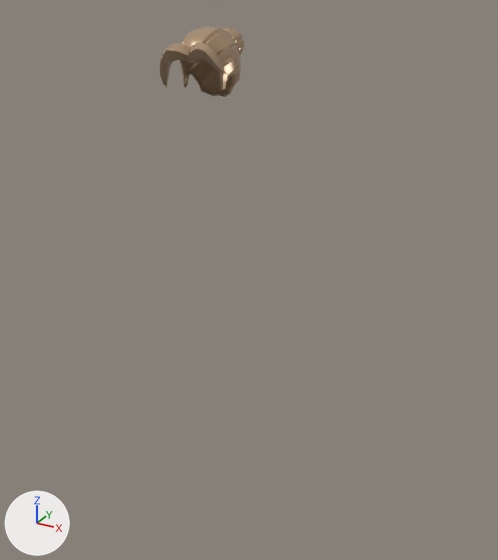
Before and after pictures for a commit that changed the glTF model public/avatar/models/hair/sm_female_hair_01.glb.
The view is the same before and after, from a camera (50 mm lens) standing at (1.248, -1.966, 2.03) and looking at (0.111, 0.103, 0.995). The axes (+X, +Y, +Z) are drawn at lower left. The lights are the same throughout. The first picture is the older version. Where no turn or scale is listed for an object, it has been applied to the vertices.

Before the edit, the objects in view are built like this:
```python
me_sm_female_hair_01 = bpy.data.meshes.new('SM_Female_Hair_01')
me_sm_female_hair_01.from_pydata(...)  # 523 vertices, 996 faces; spans x -0.119..0.107, y -0.117..0.202, z 1.657..1.886
me_sm_female_hair_01.materials.append(mat_m_hair)
ob_sm_female_base_arms = bpy.data.objects.new('SM_Female_Base_Arms', None)
ob_sm_female_base_arms.parent = ob_rootnode
ob_sm_female_base_arms.location = (0.0, 0.0, 0.0)
ob_sm_female_base_arms.scale = (100.0, 100.0, 100.0)
ob_sm_female_base_body = bpy.data.objects.new('SM_Female_Base_Body', None)
ob_sm_female_base_body.parent = ob_rootnode
ob_sm_female_base_body.location = (0.0, 0.0, 0.0)
ob_sm_female_base_body.scale = (100.0, 100.0, 100.0)
ob_sm_female_base_boots = bpy.data.objects.new('SM_Female_Base_Boots', None)
ob_sm_female_base_boots.parent = ob_rootnode
ob_sm_female_base_boots.location = (0.0, 0.0, 0.0)
ob_sm_female_base_boots.scale = (100.0, 100.0, 100.0)
ob_sm_female_base_legs = bpy.data.objects.new('SM_Female_Base_Legs', None)
ob_sm_female_base_legs.parent = ob_rootnode
ob_sm_female_base_legs.location = (0.0, 0.0, 0.0)
ob_sm_female_base_legs.scale = (100.0, 100.0, 100.0)
ob_sm_female_body_face_01 = bpy.data.objects.new('SM_Female_Body_Face_01', None)
ob_sm_female_body_face_01.parent = ob_rootnode
ob_sm_female_body_face_01.location = (0.0, 0.0, 0.0)
ob_sm_female_body_face_01.scale = (100.0, 100.0, 100.0)
ob_sm_female_hair_01 = bpy.data.objects.new('SM_Female_Hair_01', me_sm_female_hair_01)
ob_sm_female_hair_01.location = (0.0, 0.0, 0.0)
```
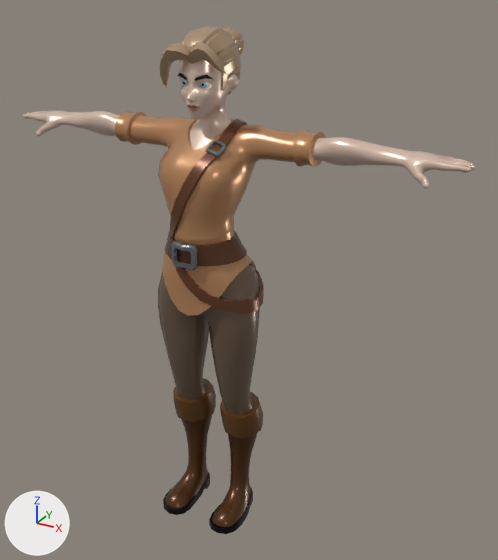
Pixel boxes (x1, y1, x2, y2) of what changed, in the pictures (498 x 560 px):
'SM_Female_Base_Body', now drawn (brown): after (114, 111, 326, 271)
'SM_Female_Base_Legs', now drawn (brown): after (158, 253, 264, 415)
'SM_Female_Base_Boots', now drawn (brown): after (163, 378, 263, 534)
'SM_Female_Base_Arms', now drawn: after (23, 111, 476, 188)
'SM_Female_Body_Face_01', now drawn (beige): after (177, 60, 239, 150)
    faces in mat_m_skin: (179, 60, 239, 150)

Patch to the scene script:
```diff
--- a/public/avatar/models/hair/sm_female_hair_01.glb.py
+++ b/public/avatar/models/hair/sm_female_hair_01.glb.py
@@ img_t_fantasycharacters_male_01_png @@
+img_t_fantasycharacters_male_01_png = load_image('T_FantasyCharacters_Male_01.png', '_unpacked/T_FantasyCharacters_Male_01.png', 512, 512, 'sRGB')
@@ mat_m_texture @@
+mat_m_texture = bpy.data.materials.new('M_texture')
+# uses the picture img_t_fantasycharacters_male_01_png
@@ mat_m_eye @@
+mat_m_eye = bpy.data.materials.new('M_eye')
+# nodes: BsdfPrincipled, Mix, OutputMaterial, VertexColor
+# colours: cyan #b4d5dd, mixed with the vertex colours
@@ mat_m_skin @@
+mat_m_skin = bpy.data.materials.new('M_skin')
+# nodes: BsdfPrincipled, Mix, OutputMaterial, VertexColor
+# colours: beige #e5c9b7, mixed with the vertex colours
@@ me_sm_female_body_face_01 @@
+me_sm_female_body_face_01.from_pydata(...)  # 1054 vertices, 2006 faces; spans x -0.00106..0.00106, y -0.00101..0.00134, z 0.01479..0.01857
+# faces by material slot: [1302, 352, 288, 64]
+me_sm_female_body_face_01.materials.append(mat_m_skin)
+me_sm_female_body_face_01.materials.append(mat_m_texture)
+me_sm_female_body_face_01.materials.append(mat_m_hair)
+me_sm_female_body_face_01.materials.append(mat_m_eye)
@@ me_sm_female_base_legs @@
+me_sm_female_base_legs.from_pydata(...)  # 602 vertices, 1156 faces; spans x -0.00206..0.00212, y -0.00148..0.00142, z 0.00453..0.0117
+me_sm_female_base_legs.materials.append(mat_m_texture)
@@ me_sm_female_base_boots @@
+me_sm_female_base_boots.from_pydata(...)  # 452 vertices, 896 faces; spans x -0.00198..0.00198, y -0.00171..0.00131, z 0.0..0.00502
+me_sm_female_base_boots.materials.append(mat_m_texture)
@@ me_sm_female_base_body @@
+me_sm_female_base_body.from_pydata(...)  # 1121 vertices, 2160 faces; spans x -0.00394..0.00394, y -0.00171..0.00154, z 0.01114..0.01591
+me_sm_female_base_body.materials.append(mat_m_texture)
@@ me_sm_female_base_arms @@
+me_sm_female_base_arms.from_pydata(...)  # 1244 vertices, 2452 faces; spans x -0.0088..0.0088, y -0.0002..0.0013, z 0.0146..0.0157
+me_sm_female_base_arms.materials.append(mat_m_skin)
@@ ob_sm_female_base_arms @@
-ob_sm_female_base_arms = bpy.data.objects.new('SM_Female_Base_Arms', None)
+ob_sm_female_base_arms = bpy.data.objects.new('SM_Female_Base_Arms', me_sm_female_base_arms)
 ob_sm_female_base_arms.parent = ob_rootnode
@@ ob_sm_female_base_body @@
-ob_sm_female_base_body = bpy.data.objects.new('SM_Female_Base_Body', None)
+ob_sm_female_base_body = bpy.data.objects.new('SM_Female_Base_Body', me_sm_female_base_body)
 ob_sm_female_base_body.parent = ob_rootnode
@@ ob_sm_female_base_boots @@
-ob_sm_female_base_boots = bpy.data.objects.new('SM_Female_Base_Boots', None)
+ob_sm_female_base_boots = bpy.data.objects.new('SM_Female_Base_Boots', me_sm_female_base_boots)
 ob_sm_female_base_boots.parent = ob_rootnode
@@ ob_sm_female_base_legs @@
-ob_sm_female_base_legs = bpy.data.objects.new('SM_Female_Base_Legs', None)
+ob_sm_female_base_legs = bpy.data.objects.new('SM_Female_Base_Legs', me_sm_female_base_legs)
 ob_sm_female_base_legs.parent = ob_rootnode
@@ ob_sm_female_body_face_01 @@
-ob_sm_female_body_face_01 = bpy.data.objects.new('SM_Female_Body_Face_01', None)
+ob_sm_female_body_face_01 = bpy.data.objects.new('SM_Female_Body_Face_01', me_sm_female_body_face_01)
 ob_sm_female_body_face_01.parent = ob_rootnode
```
